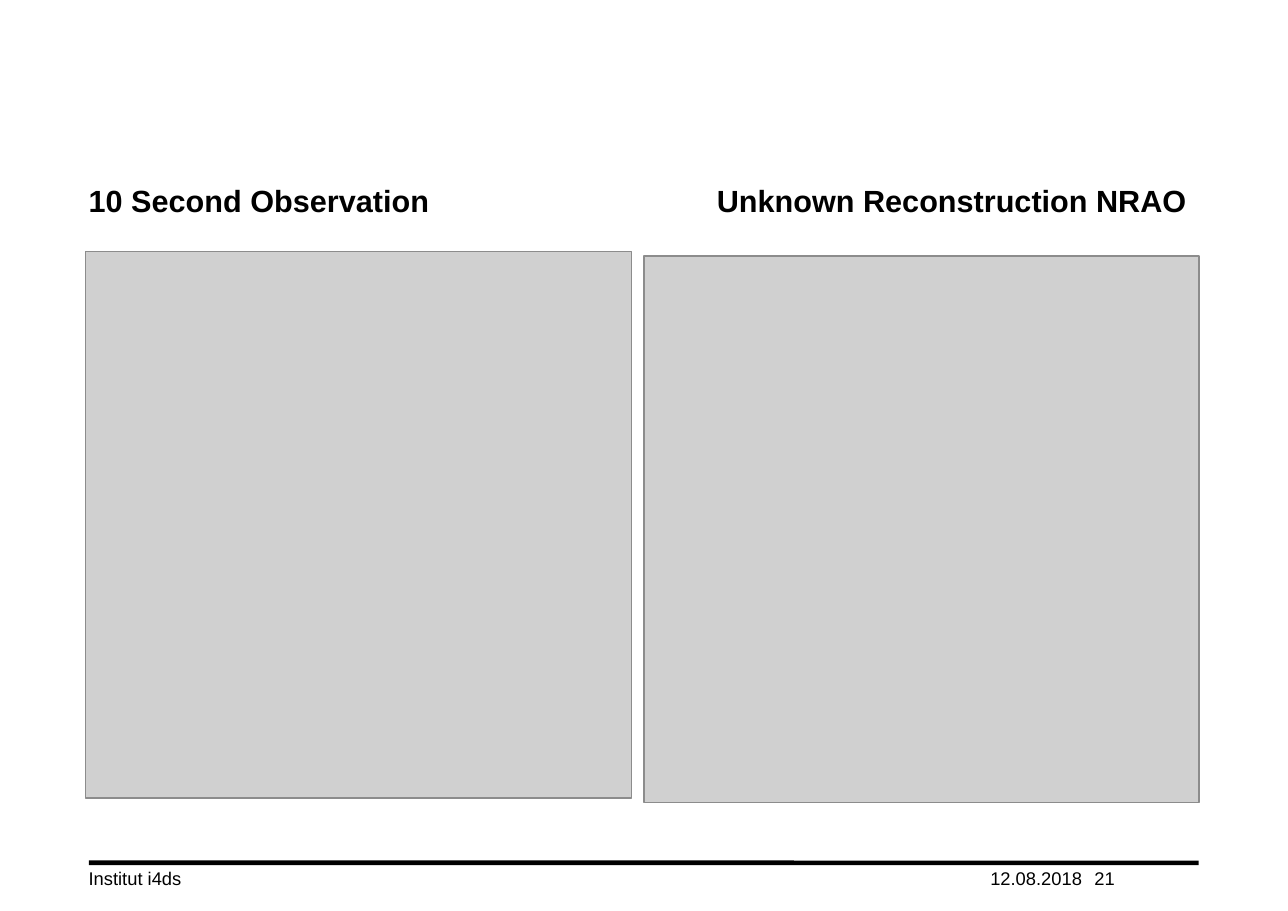
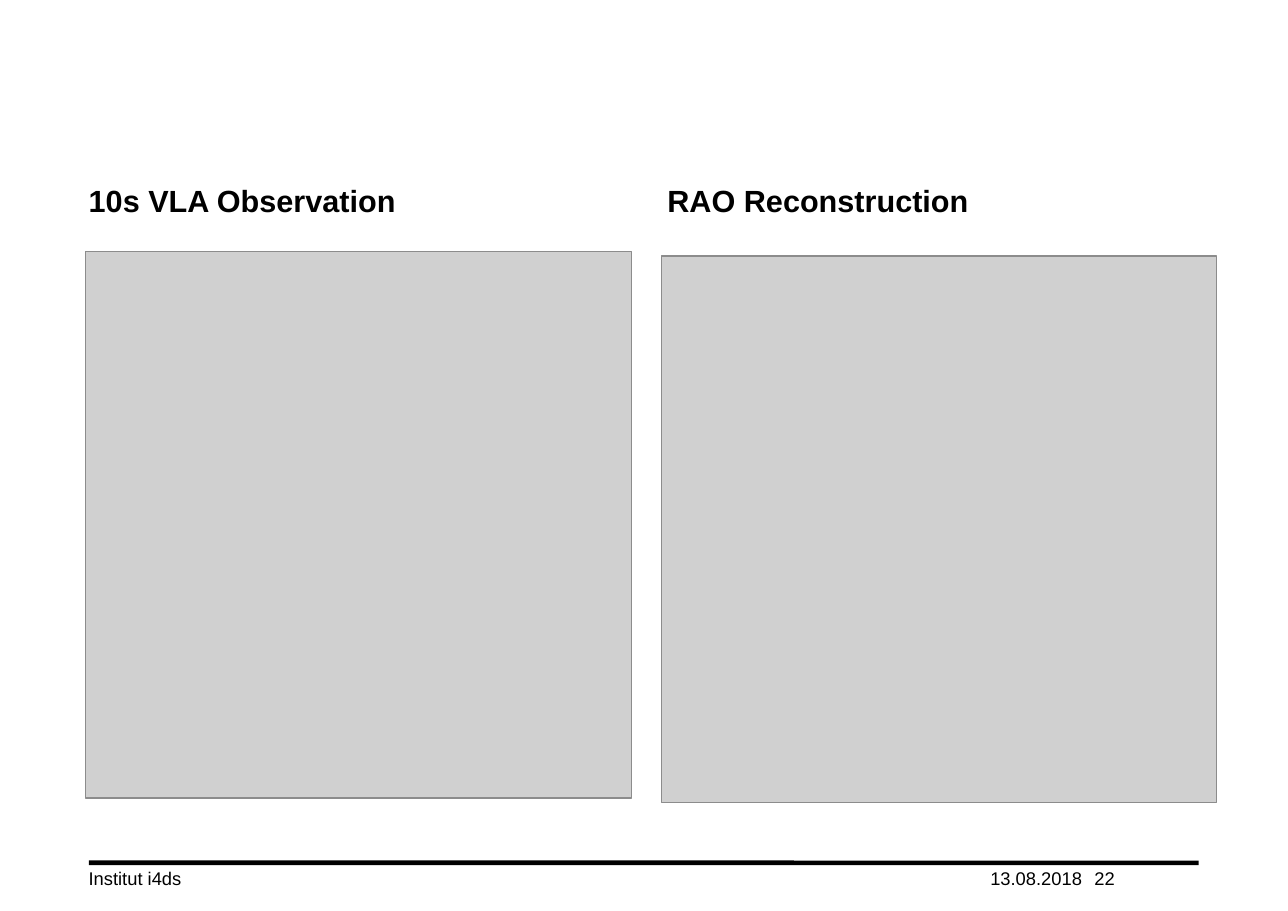
Before and after one commit to lord-blueberry/p7-doc, a slide deck: slide 22 of ppt/praes.pptx (slide 21 before the commit). Drawn at 1288x911 pixels with LibreOffice and Linux fonts; fonts in the diff are those of the drawing; grey boxes stand for pictures; background and template pictures are left out. Boxes give left, top, right and bottom in pixels: in the first picture for what was removed or moved away, otherwise in the second. Text is boxed around its words. In the diff, an @@ line names an element or a change of style, - is before the commit and + after.

```diff
--- a/ppt/praes.pptx
+++ b/ppt/praes.pptx
@@ title at <box>89,189,396,213</box>: text changed @@
-10 Second Observation Unknown Reconstruction NRAO
+10s VLA Observation
@@ text added at <box>667,189,968,213</box>, 20 pt, text #000000, bold @@
+RAO Reconstruction
@@ picture: place and size @@
-picture at <box>645,256,1200,802</box>
+picture at <box>661,256,1216,802</box>
@@ text at <box>990,872,1082,885</box>: text changed @@
-12.08.2018
+13.08.2018
@@ page number at <box>1094,872,1114,885</box>: text changed @@
-21
+22
```
Also in this commit, not shown: 9 other slides changed, 1 slide added, 2 slides removed, 1 other file.
